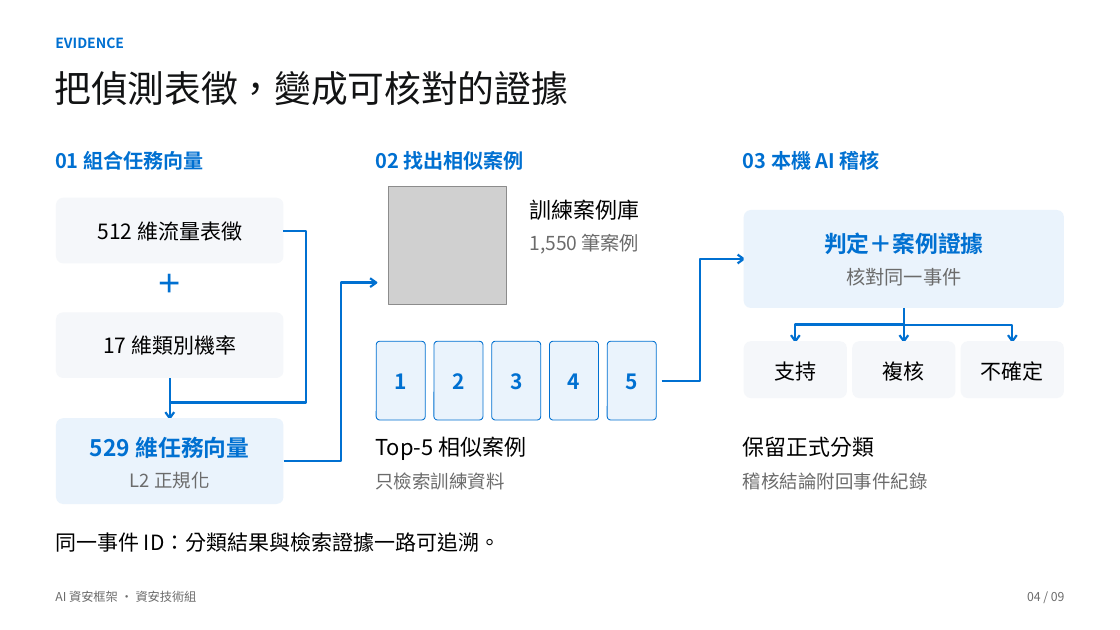
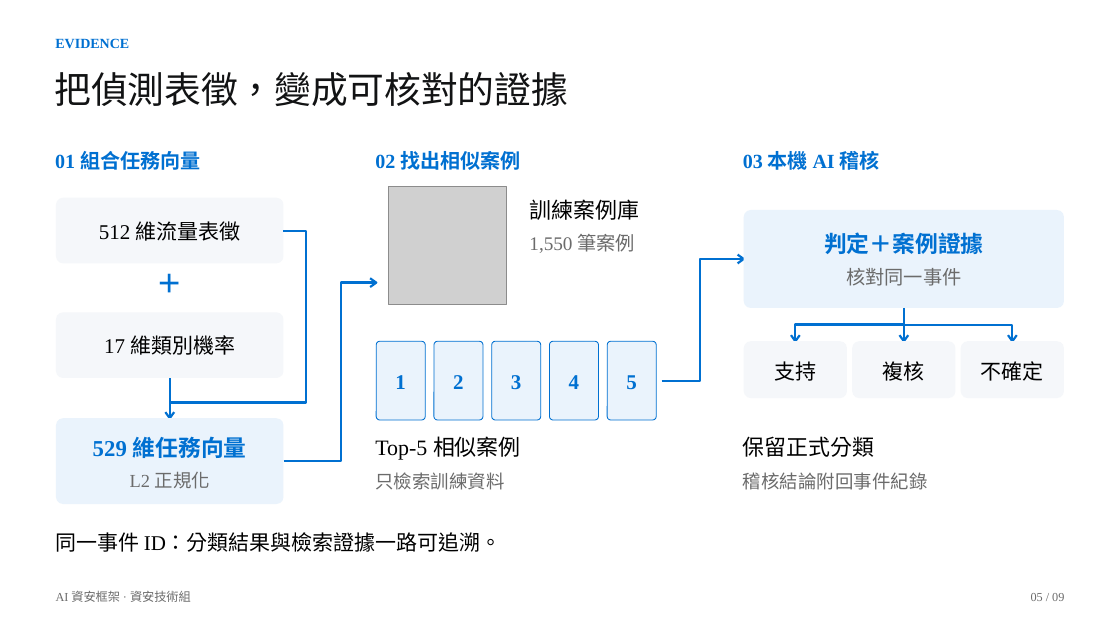
Before and after one commit to Lily09-project/innoserve-competition, a slide deck: slide 5 of deliverables/決賽簡報_AI資安框架.pptx (slide 4 before the commit). Drawn at 1120x630 pixels with LibreOffice and Linux fonts; fonts in the diff are those of the drawing; grey boxes stand for pictures. Boxes give left, top, right and bottom in pixels: in the first picture for what was removed or moved away, otherwise in the second. Text is boxed around its words. In the diff, an @@ line names an element or a change of style, - is before the commit and + after.

Commit message:
Move reserved film to opening and set Chinese and Latin slide fonts

```diff
--- a/deliverables/決賽簡報_AI資安框架.pptx
+++ b/deliverables/決賽簡報_AI資安框架.pptx
@@ font Noto Sans CJK TC to Times New Roman in 17 elements at (x1=104, y1=335, x2=235, y2=355), (x1=375, y1=436, x2=521, y2=460), (x1=99, y1=221, x2=241, y2=241), (x1=56, y1=591, x2=191, y2=602), (x1=395, y1=375, x2=405, y2=389), (x1=453, y1=375, x2=463, y2=389), (x1=511, y1=375, x2=521, y2=390), (x1=569, y1=375, x2=579, y2=389), (x1=626, y1=375, x2=636, y2=390), (x1=55, y1=532, x2=502, y2=552), (x1=55, y1=151, x2=200, y2=170), (x1=375, y1=151, x2=520, y2=170), (x1=93, y1=437, x2=247, y2=458), (x1=130, y1=471, x2=210, y2=489), (x1=743, y1=151, x2=880, y2=170), (x1=529, y1=234, x2=635, y2=253), (x1=55, y1=38, x2=129, y2=49) @@
@@ text at (x1=1031, y1=593, x2=1064, y2=601): text changed; font Noto Sans CJK TC to Times New Roman @@
-04 / 09
+05 / 09
```
Also in this commit, not shown: 8 other slides changed, 27 other files.
